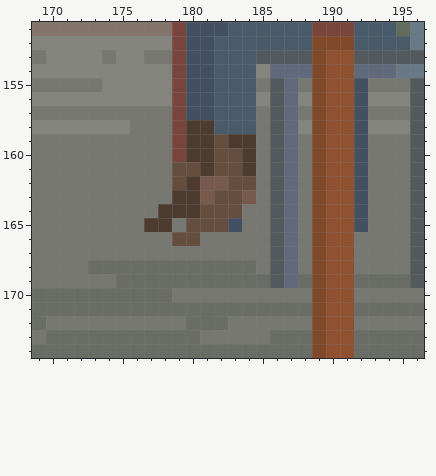
A pixel-art file gets an edit: Todo/Arte/kitchenOriginal.ase. The picture above was drawn from the file before the commit.
360x240 pixels, 1 frame. Colours within 5 levels of each other are drawn and written as one. Shown: x 169..196, y 151..174.
After the commit:
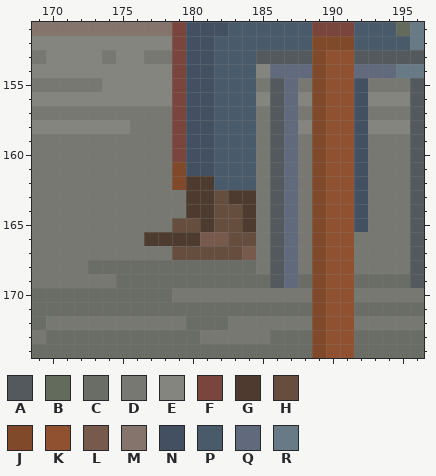
Palette (. is transparent): A #53595d  B #626b5c  C #6a6c66  D #777872  E #83857e  F #7a453c  G #4d3b2f  H #664e3f  J #80492a  K #8f512f  L #785a4c  M #84746b  N #435061  P #495b6b  Q #61697d  R #697a87
Message: Arte Animación personaje Stand-up
The exact change:
Layer "Personajes":
Colour D replaces colour G in row 163 at x 179; in row 164 at x 178 to 179; in row 165 at x 177 to 178.
Colour G replaces colour D in rows 164 to 165 at x 184; in row 166 at x 177 to 178.
Colour G replaces colour H in row 163 at x 183; in rows 164 to 165 at x 181; in row 166 at x 179 to 180.
Colour G replaces colour L in row 162 at x 181; in row 163 at x 181 and 184.
Colour H replaces colour D in row 165 at x 179; in row 166 at x 183 to 184; in row 167 at x 179 to 183.
Colour H replaces colour N in row 165 at x 183.
Colour J replaces colour H in rows 161 to 162 at x 179.
Colour L replaces colour D in row 166 at x 181 to 182; in row 167 at x 184.
Colour N replaces colour G in rows 158 to 160 at x 180 to 181; in row 161 at x 181.
Colour N replaces colour H in row 161 at x 180.
Colour P replaces colour G in row 159 at x 183 to 184; in rows 160 to 161 at x 184.
Colour P replaces colour H in row 159 at x 182; in rows 160 to 161 at x 182 to 183; in row 162 at x 183 to 184.
Colour P replaces colour L in row 162 at x 182.
Changed places in both pictures, as pixel boxes (x1, y1, x2, y2):
changed: (144, 120, 256, 260)
